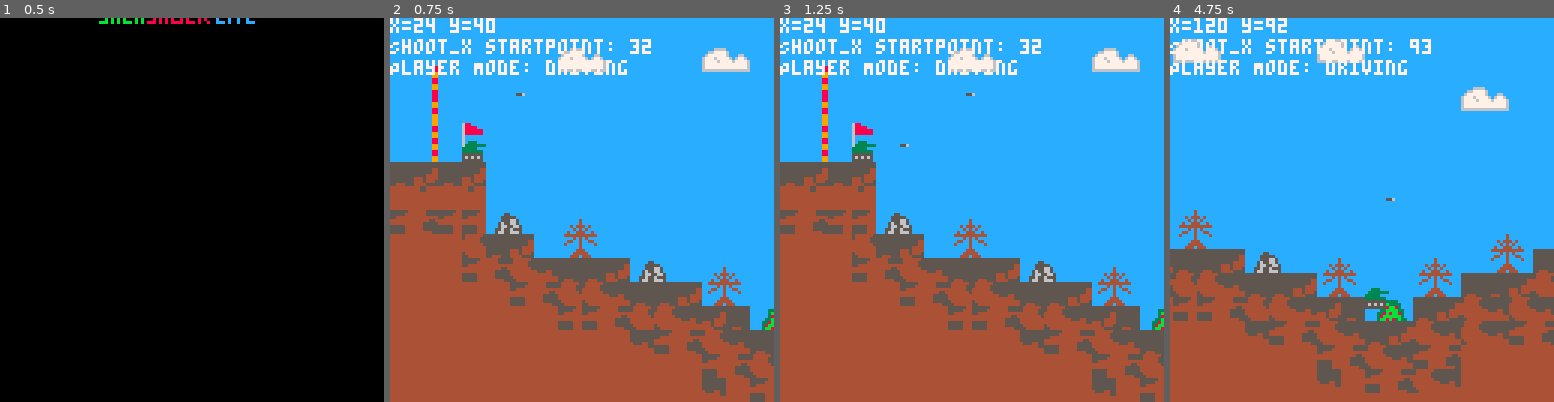
Above: before the commit, frames 1-4 (left to right).
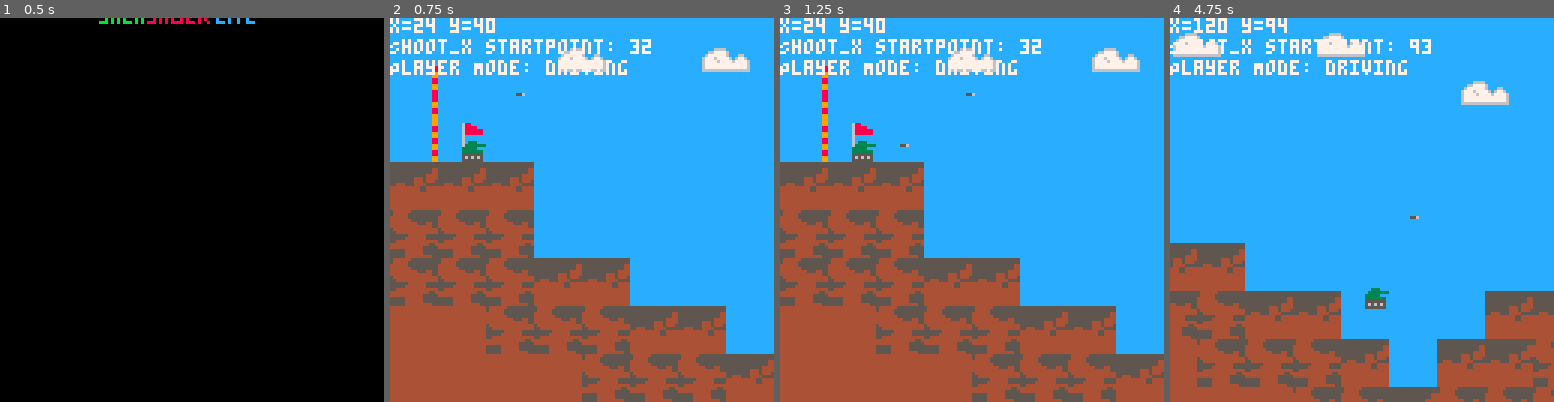
Above: after the commit, the same moments.

Repository: Finn4239/ShellShockLite
Game: PICO-8 cartridge game.p8
Two runs of this game, one before a commit and one after it. Both use one fixed random seed, a clock stepped at 60 frames per second and the inputs below.
Inputs:
- Up to frame 1 (0.5 s): tap X (X key) at 0.33 s
- Up to frame 2 (0.75 s): tap O (Z key) at 0.7 s
- Up to frame 3 (1.25 s): tap X (X key) at 1.07 s
- Up to frame 4 (4.75 s): hold Right 1.6-2.1 s; tap O (Z key) every 0.4 s from 1.7 to 4.5 s; tap X (X key) at 1.85, 2.97, 4.08 s; hold Up 2.15-2.42 s; hold Right 2.47-3.03 s; hold Left 3.08-3.58 s; hold Right 4.02-4.68 s; hold Up from 4.73 s (still down)

Frame 1 is identical in both runs. In frame 2, 17% of the frame differs, in the area x 0-100%, y 37-100%; in frame 3, 17%; in frame 4, 21%, in the area x 0-100%, y 0-100%.

Commit message:
refactor map

Diff:
--- a/game.p8
+++ b/game.p8
@@ -272,26 +272,26 @@
 000000000000002c2d000000002c2d0000000000000000003c3d00000000000000003c3d000000000000003c3d000000003c3d0000000000031203030303030303020302030000000000000000000000000000000000000000000000000000000000000000000000000000000000000000000000000000000000000000000000
 000600000000003c3d000000003c3d0000000000000000000000000000000000000000000000000000000000000000000000000000000000030303030303030312121312130000000000000000000000000000000000000000000000000000000000000000000000000000000000000000000000000000000000000000000000
 000600000000000000000000000000000000002c2d0000000000000000000000000000000000000000000000000000000000000000002c2d030303031203030312020302030000000000000000000000000000000000000000000000000000000000000000000000000000000000000000000000000000000000000000000000
-000600040000000000000000000000000000003c3d0000000000000000002200000000000000002c2d000000000000000000000000003c3d031203030303030303121312130000000000000000000000000000000000000000000000000000000000000000000000000000000000000000000000000000000000000000000000
-0006001400000000000000000000000000000000000000000000000000232500000000000000003c3d000000000000000000000000000000030303030303031303020302030000000000000000000000000000000000000000000000000000000000000000000000000000000000000000000000000000000000000000000000
-222322231a000000000000000000000000000000000000000000000000343500000000000000000000000000000000000000160000000000030312030303020303121312130000000000000000000000000000000000000000000000000000000000000000000000000000000000000000000000000000000000000000000000
-323332331a000000000000000000000000000000000000000000262700343522000000000000000000000000000000000000160000003a3b120303131213121312020302030000000000000000000000000000000000000000000000000000000000000000000000000000000000000000000000000000000000000000000000
-3435343438391a26270000000000000000000000000000000000363722343525002627000000000000000000000000000000160000002222020303030203020302121312130000000000000000000000000000000000000000000000000000000000000000000000000000000000000000000000000000000000000000000000
-0202022422231a36370000000000000000000000262700383900222335351335233637000000000000000000000000000000160000232425121303131213121312020302030000000000000000000000000000000000000000000000000000000000000000000000000000000000000000000000000000000000000000000000
-0212023435242522222338390026270000262700363722232223353535323535242223000026270000002627000026272627160023243435250302030303030303121312130000000000000000000000000000000000000000000000000000000000000000000000000000000000000000000000000000000000000000000000
-02021202023435242425222223363700003637222223242525242535120202353524252223363700383936373a3b36373637160024343534350312130303031203020302030000000000000000000000000000000000000000000000000000000000000000000000000000000000000000000000000000000000000000000000
-0202020203020334343524242523223a3b222324252425352425350202020213133434242522222323232222222322222222232234352425020302030203020303121312130000000000000000000000000000000000000000000000000000000000000000000000000000000000000000000000000000000000000000000000
-0202021213121303020325343524252223242524253435353435020202020213131313343524252425242524252425242524252425242535020312131213121312020302030000000000000000000000000000000000000000000000000000000000000000000000000000000000000000000000000000000000000000000000
-0202020202021213120203020334352425343502030203020302030202020202030203020334353435343534353435343534353435343503121302030203020302121312130000000000000000000000000000000000000000000000000000000000000000000000000000000000000000000000000000000000000000000000
-0202020202020202121213121325023435242512131213121312130202020212131213121302030203020302030203131213121312130203020312131213121312020302030000000000000000000000000000000000000000000000000000000000000000000000000000000000000000000000000000000000000000000000
-0202020202020202020202020302030203020302030203020302020202020202020303020312131213121312131213030203020302031213121302030203020302121312130000000000000000000000000000000000000000000000000000000000000000000000000000000000000000000000000000000000000000000000
-0202020202020202020202121312131213121312131213121302020202020212121313121302030203020312121312131213121302030203121312131213121312131202030000000000000000000000000000000000000000000000000000000000000000000000000000000000000000000000000000000000000000000000
-0202020202020202020202020203020302030203020302030203020302030203020302030203131213121302020302030203020312130203020302030203020302030212130000000000000000000000000000000000000000000000000000000000000000000000000000000000000000000000000000000000000000000000
-0202020202020202020202021213121312131213121312131213121312131213121312131213030203121312121312131213121302031213121312131213121312131202030000000000000000000000000000000000000000000000000000000000000000000000000000000000000000000000000000000000000000000000
-0202020202020202020202030203020202020202020202020202020302030202030202030203020313030203020302030203020302030203020302030203020302030212130000000000000000000000000000000000000000000000000000000000000000000000000000000000000000000000000000000000000000000000
-0202020202020202020212131213020202020202020202020202121312130212131212131213121312131213121312131213121312131213121312131213121312131202030000000000000000000000000000000000000000000000000000000000000000000000000000000000000000000000000000000000000000000000
-0202020202020202020302020202020202020202020202020202020302020202030203020203020302030203020302030203020302030203020302030203020302030212130000000000000000000000000000000000000000000000000000000000000000000000000000000000000000000000000000000000000000000000
-0202020202020202121302020202020202020202020202020202121302020212131213121213121312131213121312131213121312131213121312131213121312131202030000000000000000000000000000000000000000000000000000000000000000000000000000000000000000000000000000000000000000000000
+000600040000000000000000000000000000003c3d0000000000000000000000000000000000002c2d000000000000000000000000003c3d031203030303030303121312130000000000000000000000000000000000000000000000000000000000000000000000000000000000000000000000000000000000000000000000
+0006001400000000000000000000000000000000000000000000000000000000000000000000003c3d000000000000000000000000000000030303030303031303020302030000000000000000000000000000000000000000000000000000000000000000000000000000000000000000000000000000000000000000000000
+2223222322230000000000000000000000000000000000000000000000000000000000002223000000000000000000000000160000000000030312030303020303121312130000000000000000000000000000000000000000000000000000000000000000000000000000000000000000000000000000000000000000000000
+3233323332330000000000000000000000000000000000000000000000000000000000003233000000000000000000000000160000003a3b120303131213121312020302030000000000000000000000000000000000000000000000000000000000000000000000000000000000000000000000000000000000000000000000
+2425242524250000000000000000000000000000000000000000000000000000000000002425222300000000000000000000160000002222020303030203020302121312130000000000000000000000000000000000000000000000000000000000000000000000000000000000000000000000000000000000000000000000
+3435343534350000000000000000000000000000000000000000000000000000000000003435323300000000000000000000160000232425121303131213121312020302030000000000000000000000000000000000000000000000000000000000000000000000000000000000000000000000000000000000000000000000
+2425242524252223222300000000000000000000000000000000000000002223222322232425242522230000000000000000160023243435250302030303030303121312130000000000000000000000000000000000000000000000000000000000000000000000000000000000000000000000000000000000000000000000
+3435343534353233323300000000000000000000000000000000000000003233323332333435343532330000000000000000160024343534350312130303031203020302030000000000000000000000000000000000000000000000000000000000000000000000000000000000000000000000000000000000000000000000
+0203020324252425242522232223000000000000222322232223222322232425242524250203020324252223222322232223222334352425000302030203020303121312130000000000000000000000000000000000000000000000000000000000000000000000000000000000000000000000000000000000000000000000
+1213121334353435343532333233000000000000323332333233323332333435343534351213121334353233323332333233323325242535000312131213121312020302030000000000000000000000000000000000000000000000000000000000000000000000000000000000000000000000000000000000000000000000
+0203020302030203242524252425222300002223222324252425242524250203020302030203020302032425242524252425242535343500001302030203020302121312130000000000000000000000000000000000000000000000000000000000000000000000000000000000000000000000000000000000000000000000
+1213121312131213343534353435323300003233323334353435343534351213121312131213121312133435343534353435343500000000000312131213121312020302030000000000000000000000000000000000000000000000000000000000000000000000000000000000000000000000000000000000000000000000
+0000000000000203020302032425242522232425242524250203020302030203020302030203020302030203020302030203020300000000001302030203020302121312130000000000000000000000000000000000000000000000000000000000000000000000000000000000000000000000000000000000000000000000
+0000000000001213121312133435343532333435343534351213121312131213121312131213121312131213121312131213121300000000001312131213121312131202030000000000000000000000000000000000000000000000000000000000000000000000000000000000000000000000000000000000000000000000
+0000000000000000000002030203242524252425020302030203000000000000000000000000000000000000000000000000000000000000000302030203020302030212130000000000000000000000000000000000000000000000000000000000000000000000000000000000000000000000000000000000000000000000
+0000000000000000000012131213343534353435121312131213000000000000000000000000000000000000000000000000000000000000001312131213121312131202030000000000000000000000000000000000000000000000000000000000000000000000000000000000000000000000000000000000000000000000
+0000000000000000000000000000020302030203000000000000000000000000000000000000000000000000000000000000000000000000000302030203020302030212130000000000000000000000000000000000000000000000000000000000000000000000000000000000000000000000000000000000000000000000
+0000000000000000000000000000121312131213000000000000000000000000000000000000000000000000000000000000000000000000001312131213121312131202030000000000000000000000000000000000000000000000000000000000000000000000000000000000000000000000000000000000000000000000
+0000000000000000000000000000000000000000000000000000000000000000000000000000000000000000000000000000000000000000000302030203020302030212130000000000000000000000000000000000000000000000000000000000000000000000000000000000000000000000000000000000000000000000
+0000000000000000000000000000000000000000000000000000000000000000000000000000000000000000000000000000000000000000001312131213121312131202030000000000000000000000000000000000000000000000000000000000000000000000000000000000000000000000000000000000000000000000
 0202020202020202020202030203020302030203020302020202020302030202030203020203020302030203020302030212130302030203020302030203020302030212130000000000000000000000000000000000000000000000000000000000000000000000000000000000000000000000000000000000000000000000
 0202020202020202020212131213121312131213121302020202121312130212131213121213121312131213120203020302030203020302030203020302030203020302030000000000000000000000000000000000000000000000000000000000000000000000000000000000000000000000000000000000000000000000
 0202020202020202020202020202020202020202020202020202020202030203020302030203020302030203021213121312131213121312131213121312131213121312130000000000000000000000000000000000000000000000000000000000000000000000000000000000000000000000000000000000000000000000
